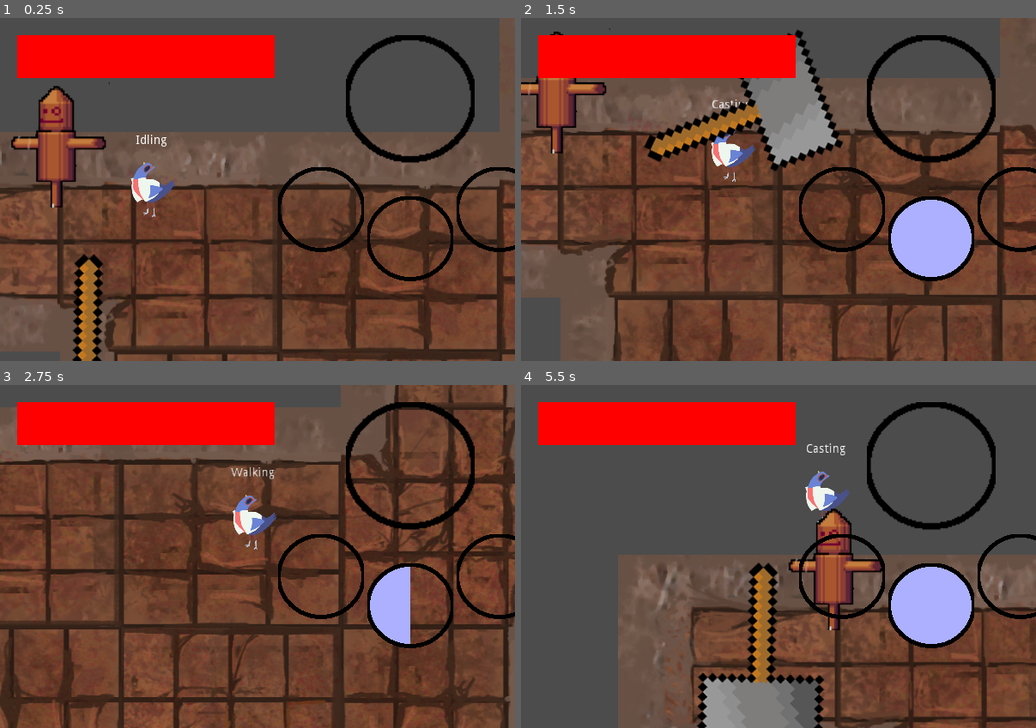
Above: before the commit, frames 1-4 (two rows, left to right).
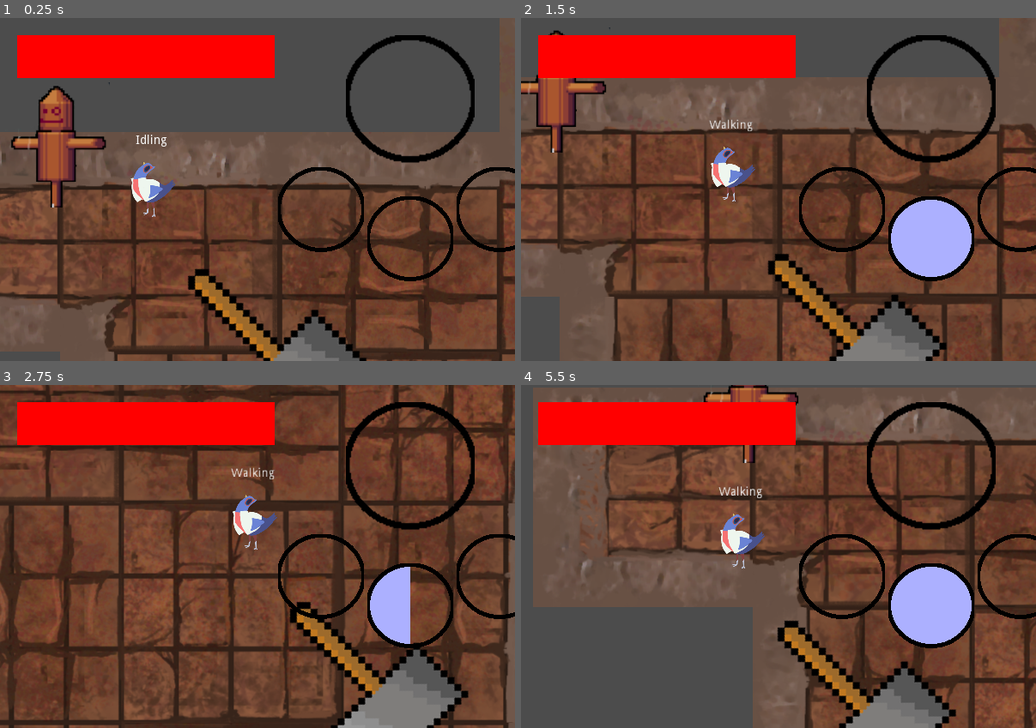
Above: after the commit, the same moments.

Repository: Alexzander-Stone/A-Squire-s-Tale
Game: Godot game, scene res://World.tscn
The game is run twice, just before and just after one commit, with the same random seed, the same clock (stepped at 60 frames per second) and the same inputs.
Inputs:
- Up to frame 1 (0.25 s): no input
- Up to frame 2 (1.5 s): tap Enter at 0.5 s; hold Right (ui_right) 0.53-1.28 s; hold Shift (craft) 0.53-1.28 s; hold Down (ui_down) from 1.28 s (still down); tap S (primary_ability) at 1.35 s
- Up to frame 3 (2.75 s): release Down (ui_down) at 2.03 s; hold Right (ui_right) from 2.03 s (still down); tap A (secondary_ability) at 2.1 s
- Up to frame 4 (5.5 s): release Right (ui_right) at 2.78 s; hold Up (ui_up) 2.78-3.53 s; tap one key every 0.75 s from 2.85 s: W (super_ability) D (ternary_ability) Shift (craft) S (primary_ability); hold Left (ui_left) 3.53-5.03 s; hold Down (ui_down) from 5.03 s (still down)

The runs differ from the first frame. In frame 1, 4.5% of the frame differs, in the area x 14-72%, y 68-100%; in frame 2, 13%; in frame 3, 41%; in frame 4, 67%, in the area x 2-100%, y 0-100%.

Commit message:
Added 8 directional animations for attack

Diff:
--- a/Attack/Attack.tscn
+++ b/Attack/Attack.tscn
@@ -69,23 +69,242 @@
 "values": [ Color( 1, 1, 1, 1 ) ]
 }
 
+[sub_resource type="Animation" id=5]
+
+resource_name = "Primary_Attack_1D"
+length = 0.5
+loop = false
+step = 0.05
+tracks/0/type = "value"
+tracks/0/path = NodePath(".:position")
+tracks/0/interp = 1
+tracks/0/loop_wrap = true
+tracks/0/imported = false
+tracks/0/enabled = true
+tracks/0/keys = {
+"times": PoolRealArray( 0, 0.15, 0.3 ),
+"transitions": PoolRealArray( 1, 1, 1 ),
+"update": 0,
+"values": [ Vector2( 150, -50 ), Vector2( 0, 50 ), Vector2( -150, -50 ) ]
+}
+tracks/1/type = "value"
+tracks/1/path = NodePath(".:rotation_degrees")
+tracks/1/interp = 1
+tracks/1/loop_wrap = true
+tracks/1/imported = false
+tracks/1/enabled = true
+tracks/1/keys = {
+"times": PoolRealArray( 0, 0.15, 0.3 ),
+"transitions": PoolRealArray( 1, 1, 1 ),
+"update": 0,
+"values": [ 0.0, 90.0, 180.0 ]
+}
+tracks/2/type = "value"
+tracks/2/path = NodePath(".:visible")
+tracks/2/interp = 1
+tracks/2/loop_wrap = true
+tracks/2/imported = false
+tracks/2/enabled = true
+tracks/2/keys = {
+"times": PoolRealArray( 0, 0.5 ),
+"transitions": PoolRealArray( 1, 3.04368 ),
+"update": 1,
+"values": [ true, false ]
+}
+tracks/3/type = "value"
+tracks/3/path = NodePath(".:monitoring")
+tracks/3/interp = 1
+tracks/3/loop_wrap = true
+tracks/3/imported = false
+tracks/3/enabled = true
+tracks/3/keys = {
+"times": PoolRealArray( 0, 0.5 ),
+"transitions": PoolRealArray( 1, 1 ),
+"update": 1,
+"values": [ true, false ]
+}
+
+[sub_resource type="Animation" id=6]
+
+resource_name = "Primary_Attack_1DL"
+length = 0.5
+loop = false
+step = 0.05
+tracks/0/type = "value"
+tracks/0/path = NodePath(".:position")
+tracks/0/interp = 1
+tracks/0/loop_wrap = true
+tracks/0/imported = false
+tracks/0/enabled = true
+tracks/0/keys = {
+"times": PoolRealArray( 0, 0.15, 0.3 ),
+"transitions": PoolRealArray( 1, 1, 1 ),
+"update": 0,
+"values": [ Vector2( 175, 125 ), Vector2( -100, 100 ), Vector2( -125, -175 ) ]
+}
+tracks/1/type = "value"
+tracks/1/path = NodePath(".:rotation_degrees")
+tracks/1/interp = 1
+tracks/1/loop_wrap = true
+tracks/1/imported = false
+tracks/1/enabled = true
+tracks/1/keys = {
+"times": PoolRealArray( 0, 0.15, 0.3 ),
+"transitions": PoolRealArray( 1, 1, 1 ),
+"update": 0,
+"values": [ 45.0, 135.0, 225.0 ]
+}
+tracks/2/type = "value"
+tracks/2/path = NodePath(".:visible")
+tracks/2/interp = 1
+tracks/2/loop_wrap = true
+tracks/2/imported = false
+tracks/2/enabled = true
+tracks/2/keys = {
+"times": PoolRealArray( 0, 0.5 ),
+"transitions": PoolRealArray( 1, 3.04368 ),
+"update": 1,
+"values": [ true, false ]
+}
+tracks/3/type = "value"
+tracks/3/path = NodePath(".:monitoring")
+tracks/3/interp = 1
+tracks/3/loop_wrap = true
+tracks/3/imported = false
+tracks/3/enabled = true
+tracks/3/keys = {
+"times": PoolRealArray( 0, 0.5 ),
+"transitions": PoolRealArray( 1, 1 ),
+"update": 1,
+"values": [ true, false ]
+}
+
 [sub_resource type="Animation" id=2]
 
-resource_name = "Primary_Attack_1"
-length = 0.5
-loop = false
-step = 0.05
-tracks/0/type = "value"
-tracks/0/path = NodePath(".:position")
-tracks/0/interp = 1
-tracks/0/loop_wrap = true
-tracks/0/imported = false
-tracks/0/enabled = true
-tracks/0/keys = {
-"times": PoolRealArray( 0, 0.15, 0.3 ),
-"transitions": PoolRealArray( 1, 1, 1 ),
-"update": 0,
-"values": [ Vector2( -79, -180 ), Vector2( 28, 0 ), Vector2( -74.7639, 185.426 ) ]
+resource_name = "Primary_Attack_1DR"
+length = 0.5
+loop = false
+step = 0.05
+tracks/0/type = "value"
+tracks/0/path = NodePath(".:position")
+tracks/0/interp = 1
+tracks/0/loop_wrap = true
+tracks/0/imported = false
+tracks/0/enabled = true
+tracks/0/keys = {
+"times": PoolRealArray( 0, 0.15, 0.3 ),
+"transitions": PoolRealArray( 1, 1, 1 ),
+"update": 0,
+"values": [ Vector2( 125, -167.445 ), Vector2( 100, 106.51 ), Vector2( -175, 125 ) ]
+}
+tracks/1/type = "value"
+tracks/1/path = NodePath(".:rotation_degrees")
+tracks/1/interp = 1
+tracks/1/loop_wrap = true
+tracks/1/imported = false
+tracks/1/enabled = true
+tracks/1/keys = {
+"times": PoolRealArray( 0, 0.15, 0.3 ),
+"transitions": PoolRealArray( 1, 1, 1 ),
+"update": 0,
+"values": [ -44.7, 45.0, 136.2 ]
+}
+tracks/2/type = "value"
+tracks/2/path = NodePath(".:visible")
+tracks/2/interp = 1
+tracks/2/loop_wrap = true
+tracks/2/imported = false
+tracks/2/enabled = true
+tracks/2/keys = {
+"times": PoolRealArray( 0, 0.5 ),
+"transitions": PoolRealArray( 1, 3.04368 ),
+"update": 1,
+"values": [ true, false ]
+}
+tracks/3/type = "value"
+tracks/3/path = NodePath(".:monitoring")
+tracks/3/interp = 1
+tracks/3/loop_wrap = true
+tracks/3/imported = false
+tracks/3/enabled = true
+tracks/3/keys = {
+"times": PoolRealArray( 0, 0.5 ),
+"transitions": PoolRealArray( 1, 1 ),
+"update": 1,
+"values": [ true, false ]
+}
+
+[sub_resource type="Animation" id=7]
+
+resource_name = "Primary_Attack_1L"
+length = 0.5
+loop = false
+step = 0.05
+tracks/0/type = "value"
+tracks/0/path = NodePath(".:position")
+tracks/0/interp = 1
+tracks/0/loop_wrap = true
+tracks/0/imported = false
+tracks/0/enabled = true
+tracks/0/keys = {
+"times": PoolRealArray( 0, 0.15, 0.3 ),
+"transitions": PoolRealArray( 1, 1, 1 ),
+"update": 0,
+"values": [ Vector2( 50, 150 ), Vector2( -50, 0 ), Vector2( 50, -150 ) ]
+}
+tracks/1/type = "value"
+tracks/1/path = NodePath(".:rotation_degrees")
+tracks/1/interp = 1
+tracks/1/loop_wrap = true
+tracks/1/imported = false
+tracks/1/enabled = true
+tracks/1/keys = {
+"times": PoolRealArray( 0, 0.15, 0.3 ),
+"transitions": PoolRealArray( 1, 1, 1 ),
+"update": 0,
+"values": [ 90.0, 180.0, 270.0 ]
+}
+tracks/2/type = "value"
+tracks/2/path = NodePath(".:visible")
+tracks/2/interp = 1
+tracks/2/loop_wrap = true
+tracks/2/imported = false
+tracks/2/enabled = true
+tracks/2/keys = {
+"times": PoolRealArray( 0, 0.5 ),
+"transitions": PoolRealArray( 1, 3.04368 ),
+"update": 1,
+"values": [ true, false ]
+}
+tracks/3/type = "value"
+tracks/3/path = NodePath(".:monitoring")
+tracks/3/interp = 1
+tracks/3/loop_wrap = true
+tracks/3/imported = false
+tracks/3/enabled = true
+tracks/3/keys = {
+"times": PoolRealArray( 0, 0.5 ),
+"transitions": PoolRealArray( 1, 1 ),
+"update": 1,
+"values": [ true, false ]
+}
+
+[sub_resource type="Animation" id=3]
+
+length = 0.5
+loop = false
+step = 0.05
+tracks/0/type = "value"
+tracks/0/path = NodePath(".:position")
+tracks/0/interp = 1
+tracks/0/loop_wrap = true
+tracks/0/imported = false
+tracks/0/enabled = true
+tracks/0/keys = {
+"times": PoolRealArray( 0, 0.15, 0.3 ),
+"transitions": PoolRealArray( 1, 1, 1 ),
+"update": 0,
+"values": [ Vector2( -50, -150 ), Vector2( 50, 0 ), Vector2( -50, 150 ) ]
 }
 tracks/1/type = "value"
 tracks/1/path = NodePath(".:rotation_degrees")
@@ -124,9 +343,173 @@
 "values": [ true, false ]
 }
 
-[sub_resource type="Animation" id=3]
-
-resource_name = "SETUP"
+[sub_resource type="Animation" id=8]
+
+resource_name = "Primary_Attack_1T"
+length = 0.5
+loop = false
+step = 0.05
+tracks/0/type = "value"
+tracks/0/path = NodePath(".:position")
+tracks/0/interp = 1
+tracks/0/loop_wrap = true
+tracks/0/imported = false
+tracks/0/enabled = true
+tracks/0/keys = {
+"times": PoolRealArray( 0, 0.15, 0.3 ),
+"transitions": PoolRealArray( 1, 1, 1 ),
+"update": 0,
+"values": [ Vector2( -150, 50 ), Vector2( 0, -50 ), Vector2( 150, 50 ) ]
+}
+tracks/1/type = "value"
+tracks/1/path = NodePath(".:rotation_degrees")
+tracks/1/interp = 1
+tracks/1/loop_wrap = true
+tracks/1/imported = false
+tracks/1/enabled = true
+tracks/1/keys = {
+"times": PoolRealArray( 0, 0.15, 0.3 ),
+"transitions": PoolRealArray( 1, 1, 1 ),
+"update": 0,
+"values": [ 180.0, 270.0, 360.0 ]
+}
+tracks/2/type = "value"
+tracks/2/path = NodePath(".:visible")
+tracks/2/interp = 1
+tracks/2/loop_wrap = true
+tracks/2/imported = false
+tracks/2/enabled = true
+tracks/2/keys = {
+"times": PoolRealArray( 0, 0.5 ),
+"transitions": PoolRealArray( 1, 3.04368 ),
+"update": 1,
+"values": [ true, false ]
+}
+tracks/3/type = "value"
+tracks/3/path = NodePath(".:monitoring")
+tracks/3/interp = 1
+tracks/3/loop_wrap = true
+tracks/3/imported = false
+tracks/3/enabled = true
+tracks/3/keys = {
+"times": PoolRealArray( 0, 0.5 ),
+"transitions": PoolRealArray( 1, 1 ),
+"update": 1,
+"values": [ true, false ]
+}
+
+[sub_resource type="Animation" id=9]
+
+resource_name = "Primary_Attack_1TL"
+length = 0.5
+loop = false
+step = 0.05
+tracks/0/type = "value"
+tracks/0/path = NodePath(".:position")
+tracks/0/interp = 1
+tracks/0/loop_wrap = true
+tracks/0/imported = false
+tracks/0/enabled = true
+tracks/0/keys = {
+"times": PoolRealArray( 0, 0.15, 0.3 ),
+"transitions": PoolRealArray( 1, 1, 1 ),
+"update": 0,
+"values": [ Vector2( -125, 175 ), Vector2( -100, -100 ), Vector2( 175, -125 ) ]
+}
+tracks/1/type = "value"
+tracks/1/path = NodePath(".:rotation_degrees")
+tracks/1/interp = 1
+tracks/1/loop_wrap = true
+tracks/1/imported = false
+tracks/1/enabled = true
+tracks/1/keys = {
+"times": PoolRealArray( 0, 0.15, 0.3 ),
+"transitions": PoolRealArray( 1, 1, 1 ),
+"update": 0,
+"values": [ 135.0, 225.0, 315.0 ]
+}
+tracks/2/type = "value"
+tracks/2/path = NodePath(".:visible")
+tracks/2/interp = 1
+tracks/2/loop_wrap = true
+tracks/2/imported = false
+tracks/2/enabled = true
+tracks/2/keys = {
+"times": PoolRealArray( 0, 0.5 ),
+"transitions": PoolRealArray( 1, 3.04368 ),
+"update": 1,
+"values": [ true, false ]
+}
+tracks/3/type = "value"
+tracks/3/path = NodePath(".:monitoring")
+tracks/3/interp = 1
+tracks/3/loop_wrap = true
+tracks/3/imported = false
+tracks/3/enabled = true
+tracks/3/keys = {
+"times": PoolRealArray( 0, 0.5 ),
+"transitions": PoolRealArray( 1, 1 ),
+"update": 1,
+"values": [ true, false ]
+}
+
+[sub_resource type="Animation" id=10]
+
+resource_name = "Primary_Attack_1TR"
+length = 0.5
+loop = false
+step = 0.05
+tracks/0/type = "value"
+tracks/0/path = NodePath(".:position")
+tracks/0/interp = 1
+tracks/0/loop_wrap = true
+tracks/0/imported = false
+tracks/0/enabled = true
+tracks/0/keys = {
+"times": PoolRealArray( 0, 0.15, 0.3 ),
+"transitions": PoolRealArray( 1, 1, 1 ),
+"update": 0,
+"values": [ Vector2( -175, -125 ), Vector2( 100, -100 ), Vector2( 125, 175 ) ]
+}
+tracks/1/type = "value"
+tracks/1/path = NodePath(".:rotation_degrees")
+tracks/1/interp = 1
+tracks/1/loop_wrap = true
+tracks/1/imported = false
+tracks/1/enabled = true
+tracks/1/keys = {
+"times": PoolRealArray( 0, 0.15, 0.3 ),
+"transitions": PoolRealArray( 1, 1, 1 ),
+"update": 0,
+"values": [ 225.0, 315.0, 405.0 ]
+}
+tracks/2/type = "value"
+tracks/2/path = NodePath(".:visible")
+tracks/2/interp = 1
+tracks/2/loop_wrap = true
+tracks/2/imported = false
+tracks/2/enabled = true
+tracks/2/keys = {
+"times": PoolRealArray( 0, 0.5 ),
+"transitions": PoolRealArray( 1, 3.04368 ),
+"update": 1,
+"values": [ true, false ]
+}
+tracks/3/type = "value"
+tracks/3/path = NodePath(".:monitoring")
+tracks/3/interp = 1
+tracks/3/loop_wrap = true
+tracks/3/imported = false
+tracks/3/enabled = true
+tracks/3/keys = {
+"times": PoolRealArray( 0, 0.5 ),
+"transitions": PoolRealArray( 1, 1 ),
+"update": 1,
+"values": [ true, false ]
+}
+
+[sub_resource type="Animation" id=4]
+
 length = 1.0
 loop = false
 step = 0.05
@@ -194,8 +577,8 @@
 [node name="Weapon" type="Area2D" index="0"]
 
 visible = false
-position = Vector2( -74.7639, 185.426 )
-rotation = 1.59119
+position = Vector2( 125, 175 )
+rotation = 7.06858
 input_pickable = true
 gravity_vec = Vector2( 0, 1 )
 gravity = 98.0
@@ -218,8 +601,15 @@
 playback_default_blend_time = 0.0
 playback_speed = 1.0
 anims/Idle = SubResource( 1 )
-anims/Primary_Attack_1 = SubResource( 2 )
-anims/SETUP = SubResource( 3 )
+anims/Primary_Attack_1D = SubResource( 5 )
+anims/Primary_Attack_1DL = SubResource( 6 )
+anims/Primary_Attack_1DR = SubResource( 2 )
+anims/Primary_Attack_1L = SubResource( 7 )
+anims/Primary_Attack_1R = SubResource( 3 )
+anims/Primary_Attack_1T = SubResource( 8 )
+anims/Primary_Attack_1TL = SubResource( 9 )
+anims/Primary_Attack_1TR = SubResource( 10 )
+anims/SETUP = SubResource( 4 )
 blend_times = [  ]
 _sections_unfolded = [ "Pause", "Playback Options" ]
 
--- a/World.tscn
+++ b/World.tscn
@@ -11,6 +11,7 @@
 
 [node name="CanvasLayer" type="CanvasLayer" parent="." index="1"]
 
+editor/display_folded = true
 layer = 1
 offset = Vector2( 0, 0 )
 rotation = 0.0
@@ -21,7 +22,6 @@
 
 [node name="Player" parent="." index="2" instance=ExtResource( 3 )]
 
-editor/display_folded = true
 position = Vector2( 106.147, 66.6884 )
 
 [node name="Dummy" parent="." index="3" instance=ExtResource( 4 )]
Not shown: 1 places in Attack/Attack.tscn that only renumber resources
